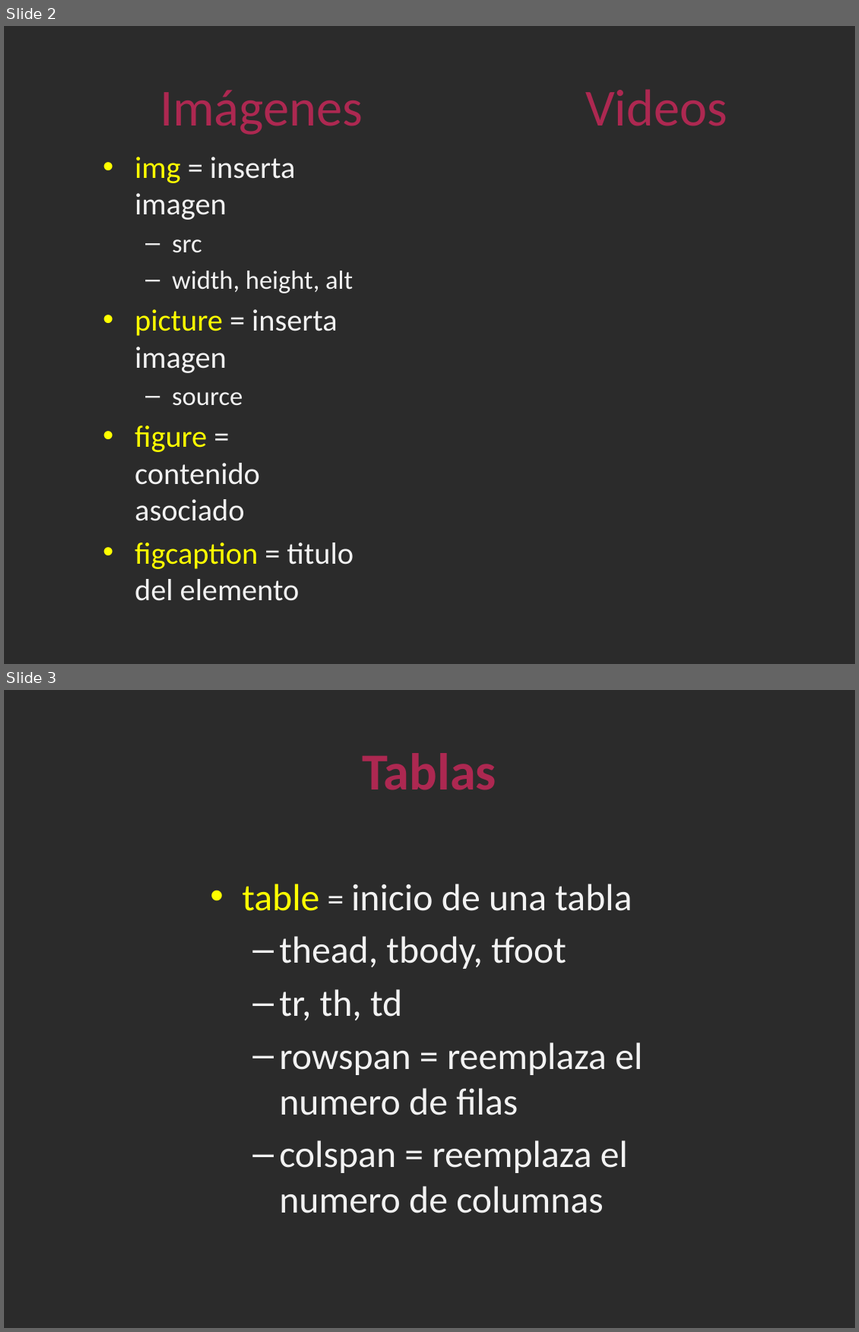
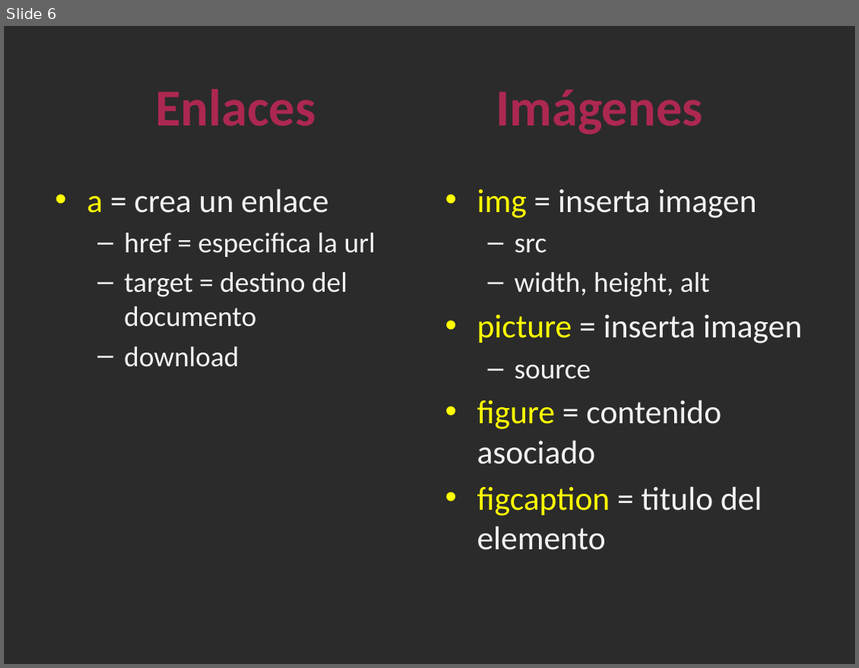
Before and after one commit to GEFullStackWeb/Sesiones, a slide deck: Sesion_2/Clase2_HTML.pptx. Shown one above the other, each under a label of ours: slides 2 and 3 before the commit, slide 6 after it. The pictures are 859x1332 and 859x668 pixels, drawn with LibreOffice and Linux fonts; fonts in the diff are those of the drawing; background and template pictures are left out; a plain dark background stands for a picture behind light text. Boxes give left, top, right and bottom in pixels: in the first picture for what was removed or moved away, otherwise in the second. Text is boxed around its words. In the diff, an @@ line names an element or a change of style, - is before the commit and + after.

```diff
--- a/Sesion_2/Clase2_HTML.pptx
+++ b/Sesion_2/Clase2_HTML.pptx
@@ slide 3 removed at (4,690,855,1328), background picture (left out) @@
@@ title removed at (362,753,496,790) @@
-Tablas
@@ text removed at (242,884,642,1214) @@
-• table = inicio de una tabla
-  – thead, tbody, tfoot
-  – tr, th, td
-  – rowspan = reemplaza el numero de filas
-  – colspan = reemplaza el numero de columnas
@@ what was slide 2 is now slide 6 @@
@@ slide 6 changed as well @@
@@ title at (156,89,703,135): text changed; bold on @@
-Imágenes Videos
+Enlaces Imágenes
@@ text "img = inserta imagen": place and size @@
-text "img = inserta imagen" at (135,157,354,601)
+text "img = inserta imagen" at (477,189,802,550)
@@ text "img = inserta imagen" at (477,189,802,550): size 25.9 to 28 pt in "img = inserta imagen", "picture = inserta imagen", "figure = contenido asociado", "figcaption = titulo del elemento"; size 22.2 to 24 pt in "src", "width, height, alt", "source" @@
@@ text added at (87,189,376,367), 24 pt, text #F2F2F2 @@
+• a = crea un enlace
+  – href = especifica la url
+  – target = destino del documento
+  – download
```
Also in this commit, not shown: 1 other slide changed, 5 slides added, 4 other slides removed.
